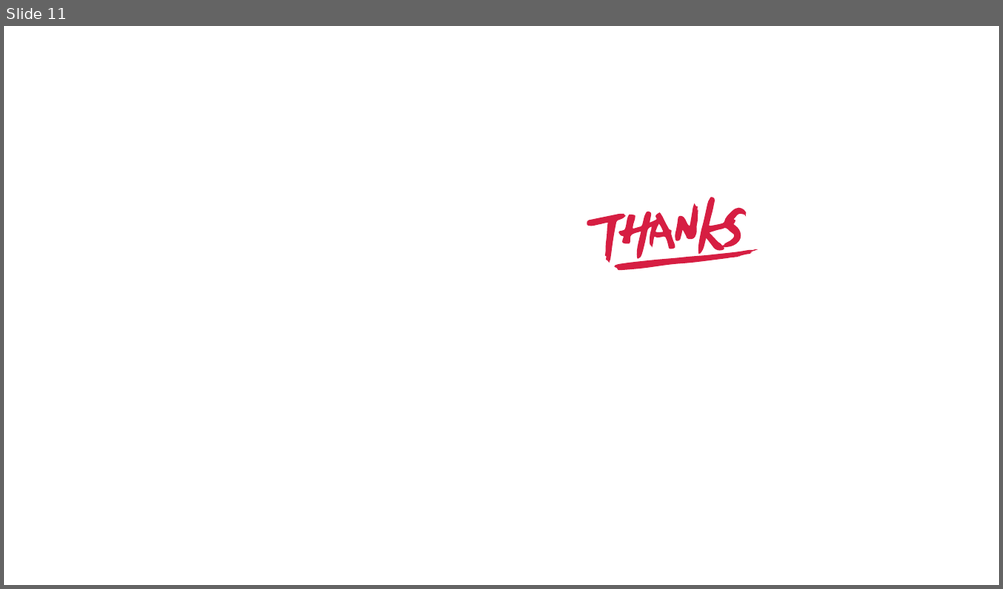
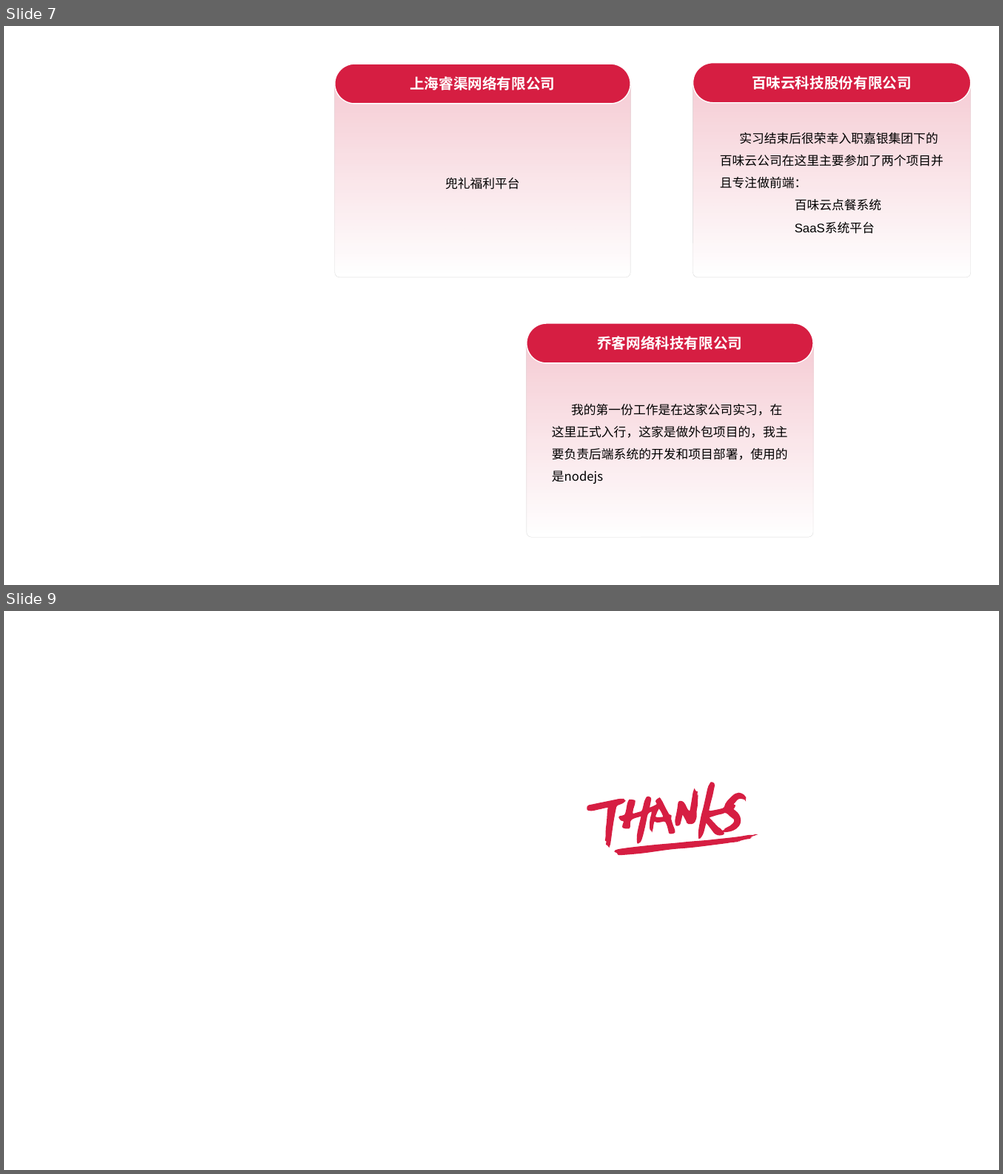
Before and after one commit to zyhahaha/note, a slide deck: share/个人简介.pptx. Shown one above the other, each under a label of ours: slide 11 before the commit, slides 7 and 9 after it; the slides between them are not shown. The pictures are 1003x589 and 1003x1174 pixels, drawn with LibreOffice and Linux fonts; fonts in the diff are those of the drawing; background and template pictures are left out. Boxes give left, top, right and bottom in pixels: in the first picture for what was removed or moved away, otherwise in the second. Text is boxed around its words. In the diff, an @@ line names an element or a change of style, - is before the commit and + after.

```diff
--- a/share/个人简介.pptx
+++ b/share/个人简介.pptx
@@ slide 7 added at [4, 26, 999, 585], background #FFFFFF @@
@@ rounded rectangle added at [335, 64, 630, 104], fill #D61E42, outline #FFFFFF 1 pt, 14 pt, text #FFFFFF, bold @@
+上海睿渠网络有限公司
@@ rounded rectangle added at [693, 62, 970, 103], fill #D61E42, outline #FFFFFF 1 pt, 14 pt, text #FFFFFF, bold @@
+百味云科技股份有限公司
@@ rounded rectangle added at [335, 82, 630, 278], fill gradient #D61E42, outline #D9D9D9 0.25 pt, 12 pt, text #000000 @@
+兜礼福利平台
@@ rounded rectangle added at [693, 81, 970, 278], fill gradient #D61E42, outline #D9D9D9 0.25 pt, 12 pt, text #000000 @@
+实习结束后很荣幸入职嘉银集团下的
+百味云公司在这里主要参加了两个项目并
+且专注做前端：
+百味云点餐系统
+SaaS系统平台
@@ rounded rectangle added at [526, 323, 813, 363], fill #D61E42, outline #FFFFFF 1 pt, 14 pt, text #FFFFFF, bold @@
+乔客网络科技有限公司
@@ rounded rectangle added at [526, 341, 813, 538], fill gradient #D61E42, outline #D9D9D9 0.25 pt, 12 pt, text #000000 @@
+我的第一份工作是在这家公司实习，在
+这里正式入行，这家是做外包项目的，我主
+要负责后端系统的开发和项目部署，使用的
+是nodejs
@@ what was slide 11 is now slide 9 @@
```
Also in this commit, not shown: 3 slides changed, 4 other slides added, 7 slides removed, 3 other files.
